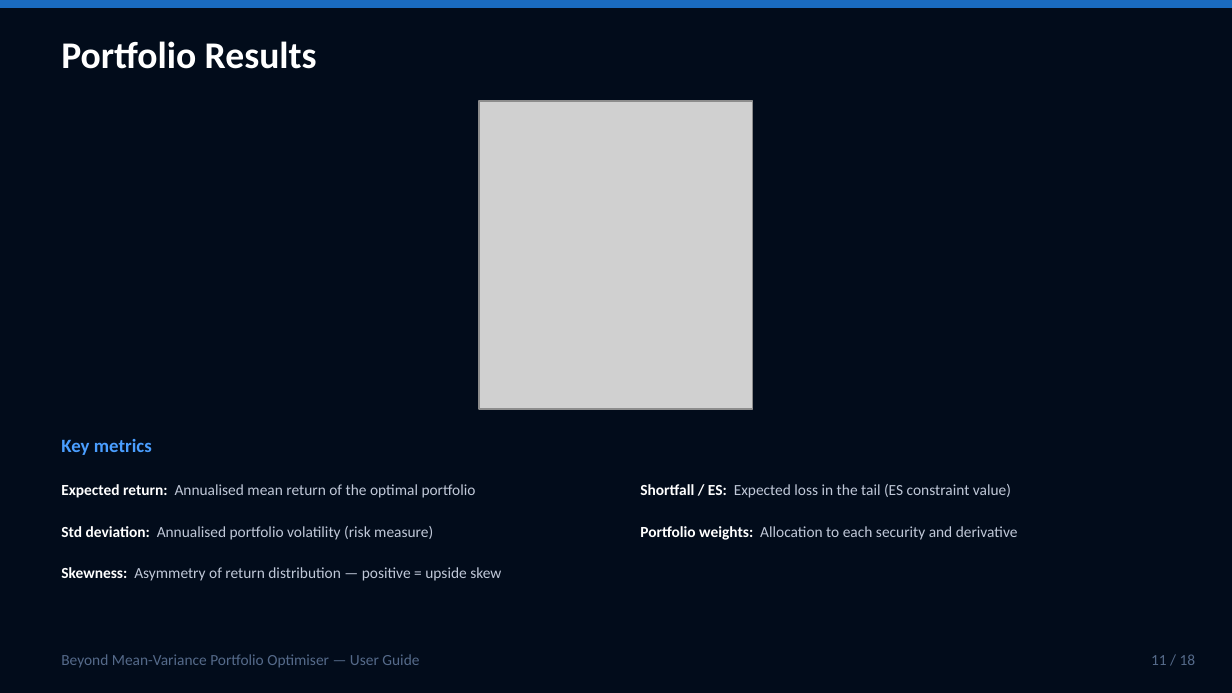
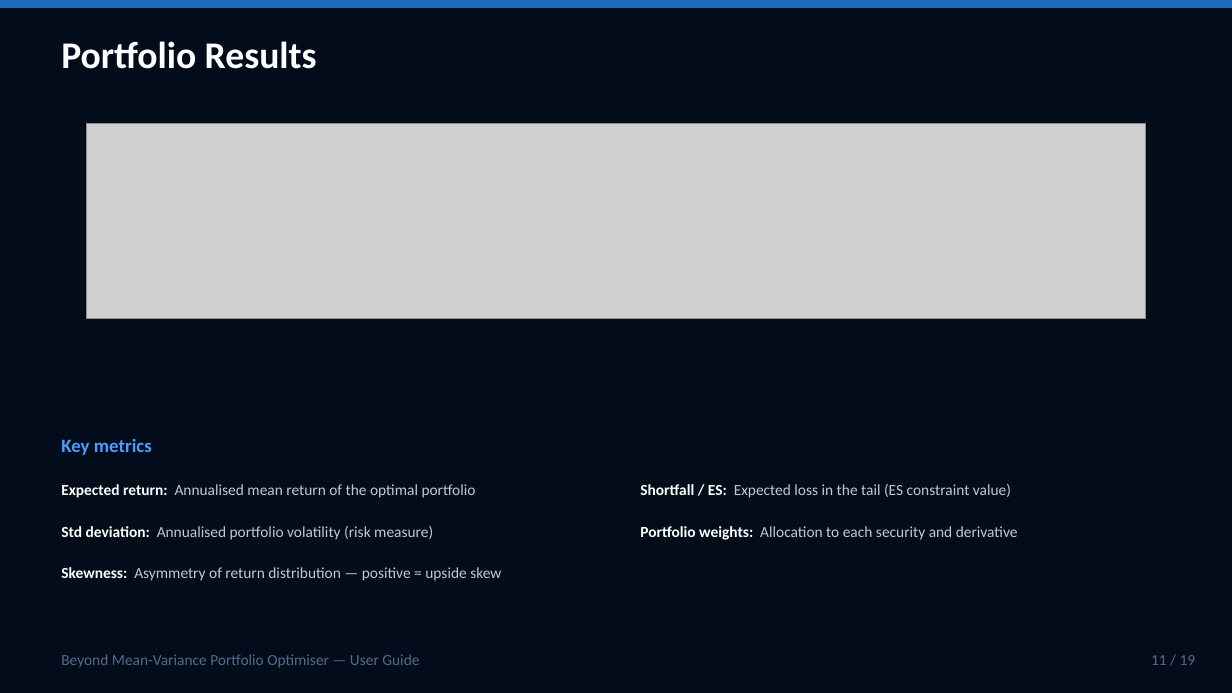
Before and after one commit to SamiJeddou/behavioral-portfolio-optimizer, a slide deck: slide 11 of userguide.pptx. Drawn at 1232x693 pixels with LibreOffice and Linux fonts; fonts in the diff are those of the drawing; grey boxes stand for pictures. Boxes give left, top, right and bottom in pixels: in the first picture for what was removed or moved away, otherwise in the second. Text is boxed around its words. In the diff, an @@ line names an element or a change of style, - is before the commit and + after.

```diff
--- a/userguide.pptx
+++ b/userguide.pptx
@@ picture: place and size @@
-picture at <box>479,101,753,409</box>
+picture at <box>86,123,1146,318</box>
@@ text at <box>1151,655,1196,665</box>: text changed @@
-11 / 18
+11 / 19
```
Also in this commit, not shown: 17 other slides changed, 1 slide added, 7 other files.
